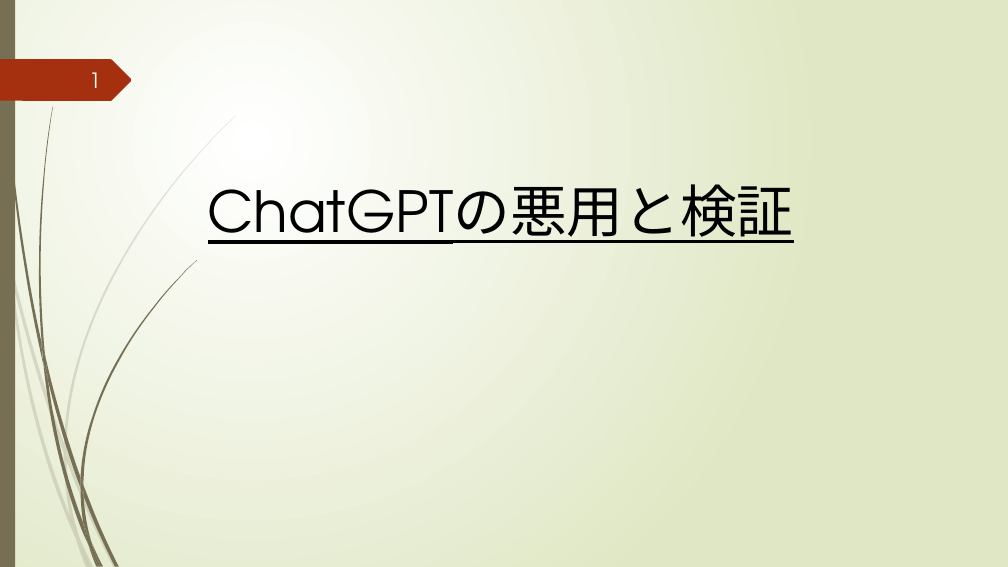
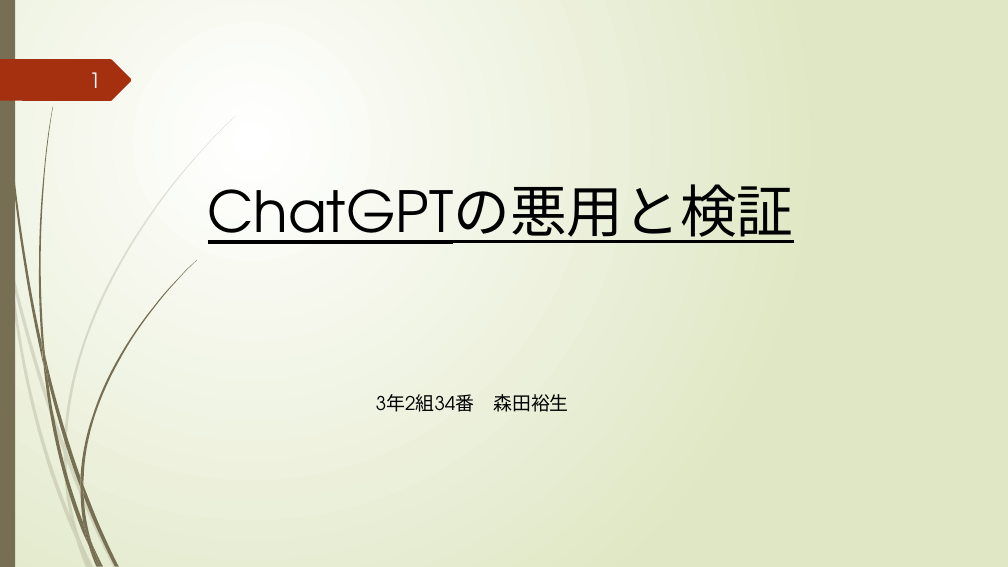
Before and after one commit to tmkttmkt/DevilTRex, a slide deck: slide 1 of その他/夏休みの課題のゲーム/GODAIGOisME_by森田/夏課題_ネットワーク技術/発表用.pptx. Drawn at 1008x567 pixels with LibreOffice and Linux fonts; fonts in the diff are those of the drawing. Boxes give left, top, right and bottom in pixels: in the first picture for what was removed or moved away, otherwise in the second. Text is boxed around its words. In the diff, an @@ line names an element or a change of style, - is before the commit and + after.

```diff
--- a/その他/夏休みの課題のゲーム/GODAIGOisME_by森田/夏課題_ネットワーク技術/発表用.pptx
+++ b/その他/夏休みの課題のゲーム/GODAIGOisME_by森田/夏課題_ネットワーク技術/発表用.pptx
@@ text added at [376, 394, 569, 412], 18 pt, text #000000 @@
+3年2組34番 森田裕生
```
Also in this commit, not shown: 3 other slides changed, 8 slides added, 3 slides removed, 6 other files.
